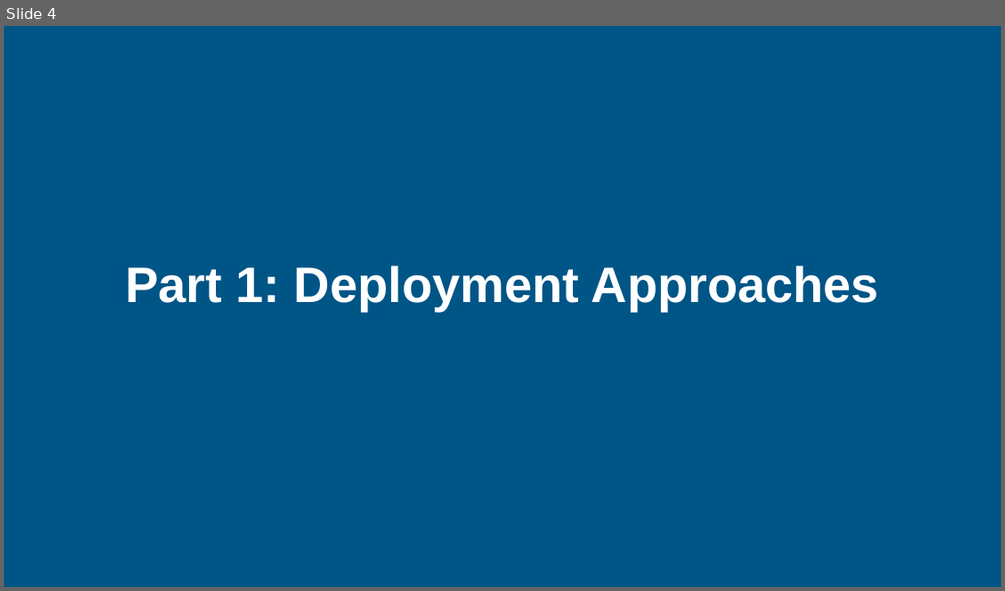
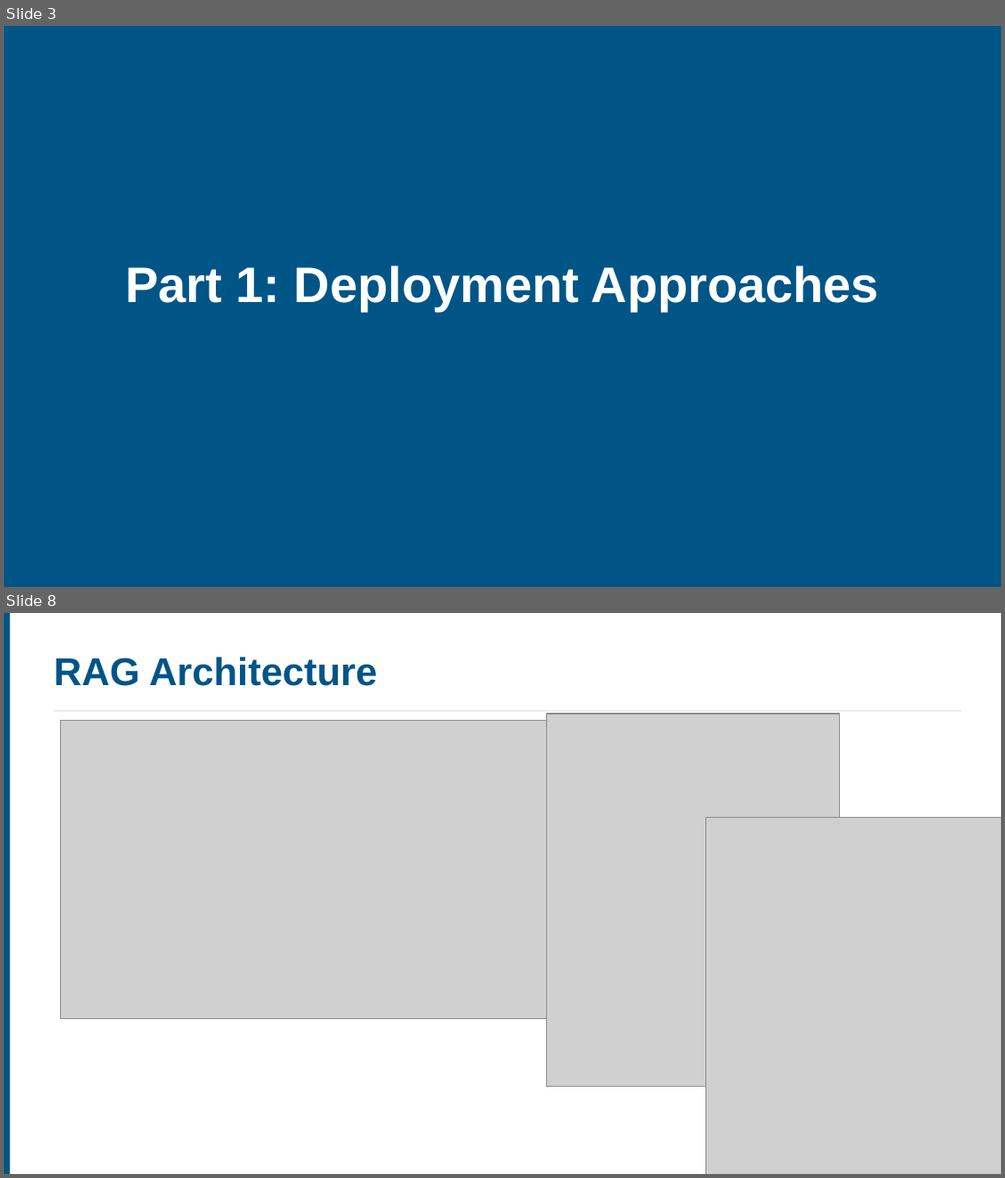
Before and after one commit to ucla-anderson-SSAI/SSAI, a slide deck: Slides/Week 8/Week8.pptx. Shown one above the other, each under a label of ours: slide 4 before the commit, slides 3 and 8 after it; the slides between them are not shown. The pictures are 1005x591 and 1005x1178 pixels, drawn with LibreOffice and Linux fonts; fonts in the diff are those of the drawing; grey boxes stand for pictures. Boxes give left, top, right and bottom in pixels: in the first picture for what was removed or moved away, otherwise in the second. Text is boxed around its words. In the diff, an @@ line names an element or a change of style, - is before the commit and + after.

```diff
--- a/Slides/Week 8/Week8.pptx
+++ b/Slides/Week 8/Week8.pptx
@@ slide 8 added at <box>4,613,1001,1174</box>, background #FFFFFF @@
@@ rectangle added at <box>4,613,10,1174</box>, fill #005587 @@
@@ text added at <box>54,657,377,686</box>, 28 pt, text #005587, bold @@
+RAG Architecture
@@ line added from (54, 711) to (961, 711), #E8E8E8 1 pt @@
@@ picture added at <box>546,714,840,1086</box> @@
@@ picture added at <box>60,721,623,1019</box> @@
@@ picture added at <box>705,818,1001,1174</box> @@
@@ what was slide 4 is now slide 3 @@
```
Also in this commit, not shown: 8 slides changed, 11 other slides added, 35 slides removed, 8 other files.
